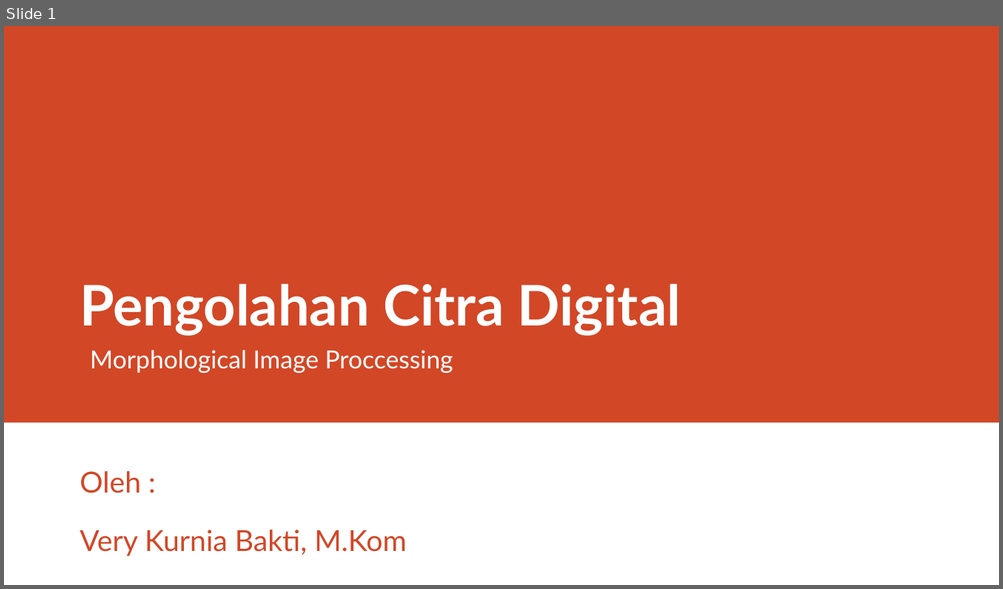
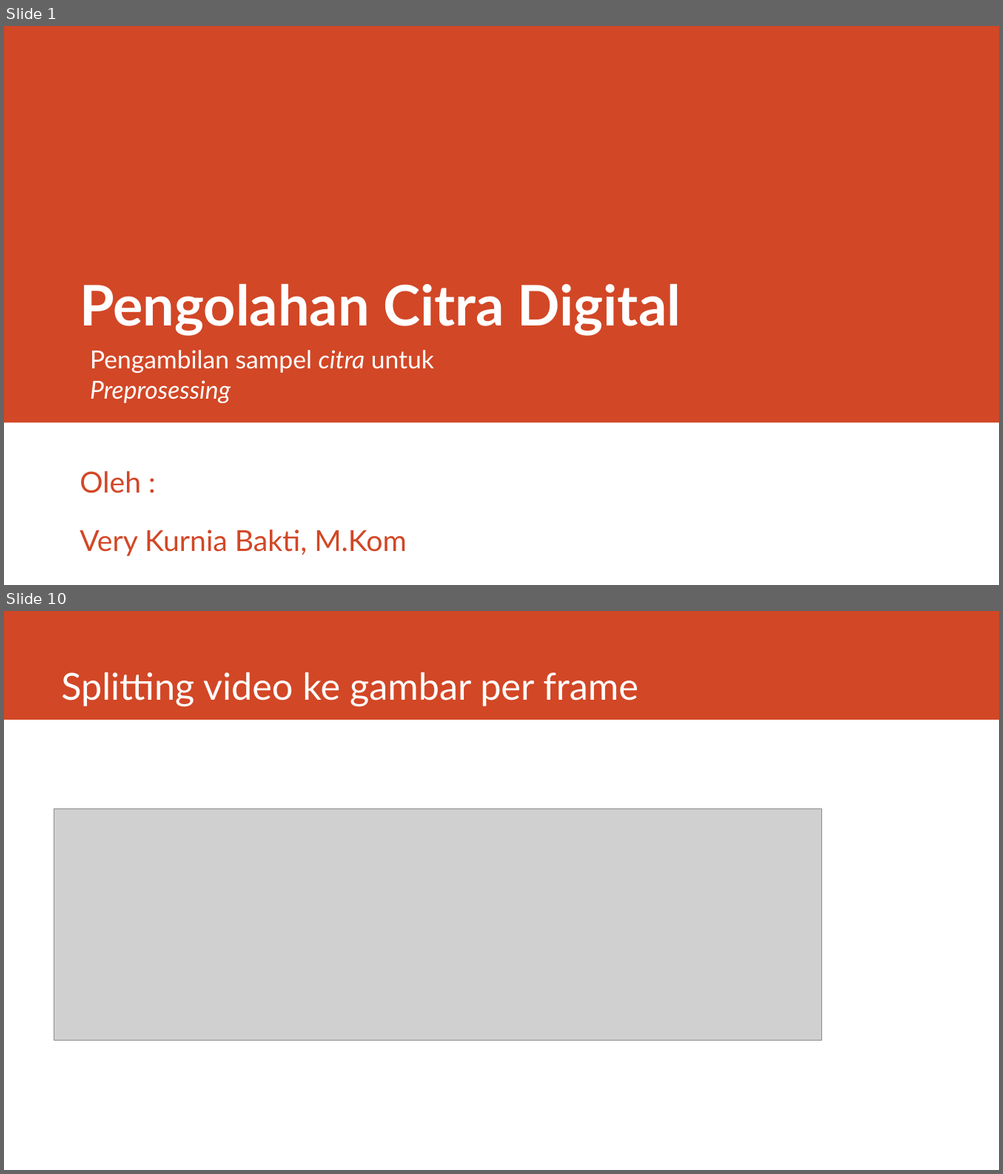
Before and after one commit to rizalarfani/Pengolahan-Citra-Digital-PCD-, a slide deck: Materi/Morphological Image Proccessing.pptx. Shown one above the other, each under a label of ours: slide 1 before the commit, slides 1 and 10 after it; the slides between them are not shown. The pictures are 1003x589 and 1003x1174 pixels, drawn with LibreOffice and Linux fonts; fonts in the diff are those of the drawing; grey boxes stand for pictures. Boxes give left, top, right and bottom in pixels: in the first picture for what was removed or moved away, otherwise in the second. Text is boxed around its words. In the diff, an @@ line names an element or a change of style, - is before the commit and + after.

Commit message:
add: materi pengambilan sampel dataset ppt

```diff
--- a/Materi/Morphological Image Proccessing.pptx
+++ b/Materi/Morphological Image Proccessing.pptx
@@ slide 10 added at box(4, 611, 999, 1170), background #FFFFFF @@
@@ rectangle added at box(4, 611, 999, 720), fill #D24726 @@
@@ title added at box(61, 672, 638, 706), 36 pt, text #FFFFFF @@
+Splitting video ke gambar per frame
@@ picture added at box(54, 809, 822, 1040) @@
@@ slide 1 changed as well @@
@@ text at box(90, 350, 434, 403): text changed @@
-Morphological Image Proccessing
+Pengambilan sampel citra untuk Preprosessing
```
Also in this commit, not shown: 1 other slide changed, 10 other slides added, 13 slides removed, 13 other files.
